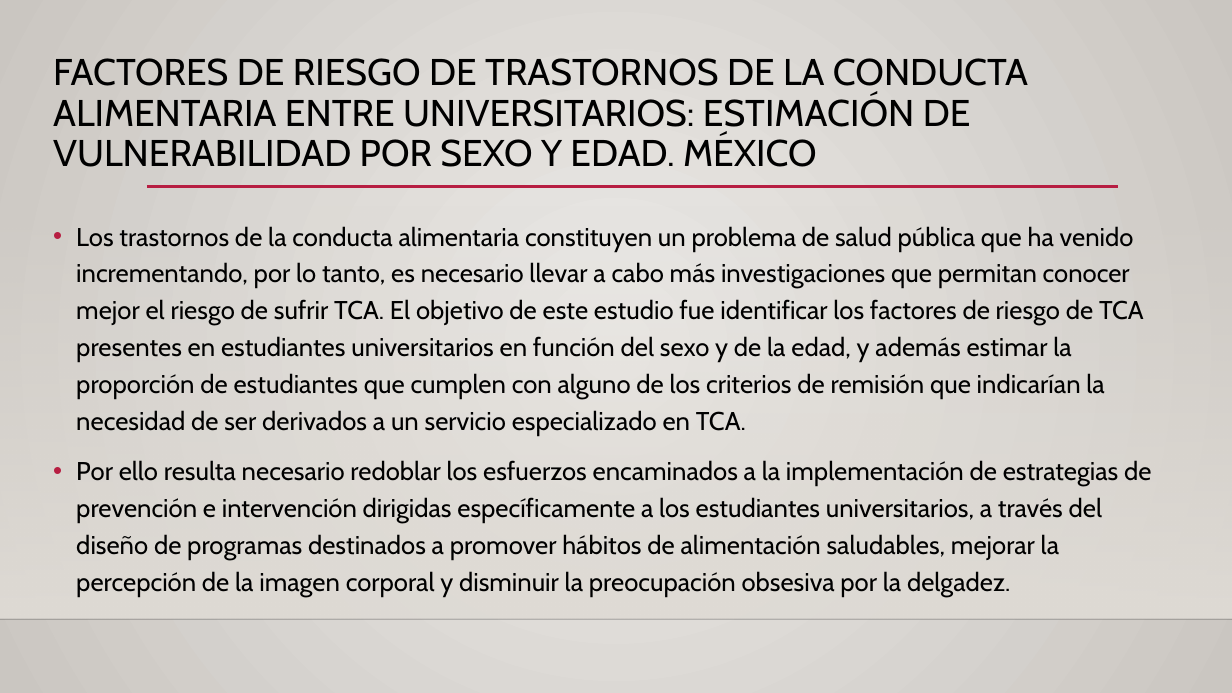
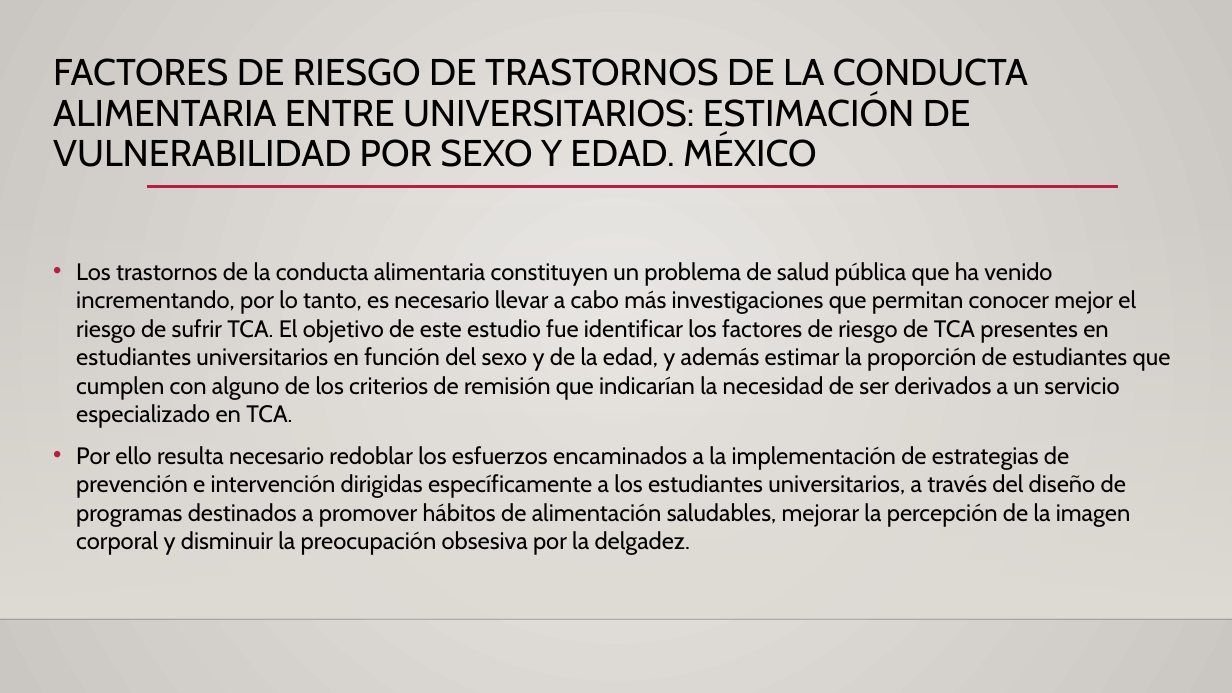
Before and after one commit to patriciamz-153/tesis, a slide deck: slide 24 of Presentación de Tesis Parte 2.pptx. Drawn at 1232x693 pixels with LibreOffice and Linux fonts; fonts in the diff are those of the drawing; background and template pictures are left out. Boxes give left, top, right and bottom in pixels: in the first picture for what was removed or moved away, otherwise in the second. Text is boxed around its words. In the diff, an @@ line names an element or a change of style, - is before the commit and + after.

```diff
--- a/Presentación de Tesis Parte 2.pptx
+++ b/Presentación de Tesis Parte 2.pptx
@@ text "Los trastornos de la conducta ..." at [76, 262, 1171, 555]: size 20 to 18.5 pt; line spacing 1.2 to 1 @@
```
Also in this commit, not shown: 12 other slides changed, 1 slide added.
